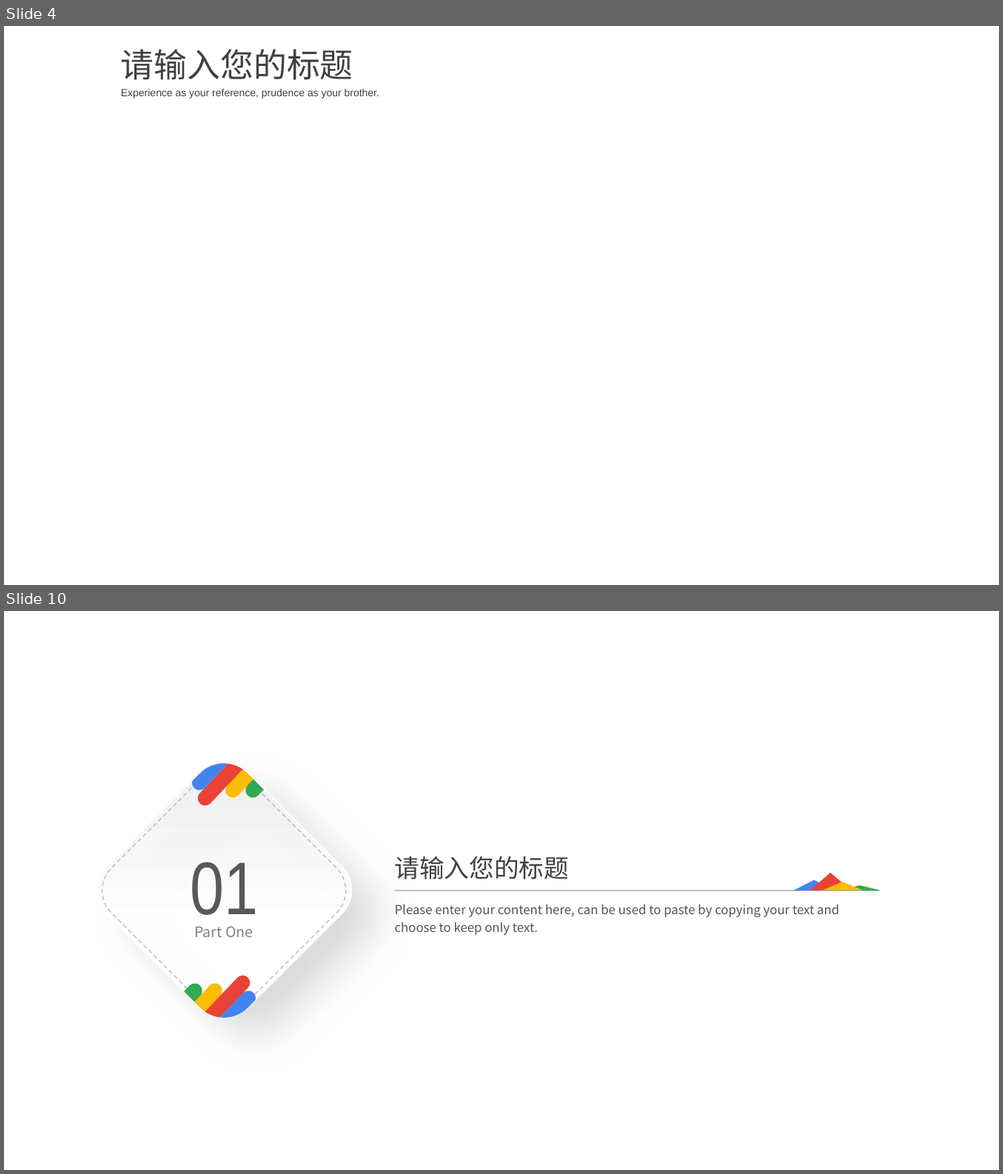
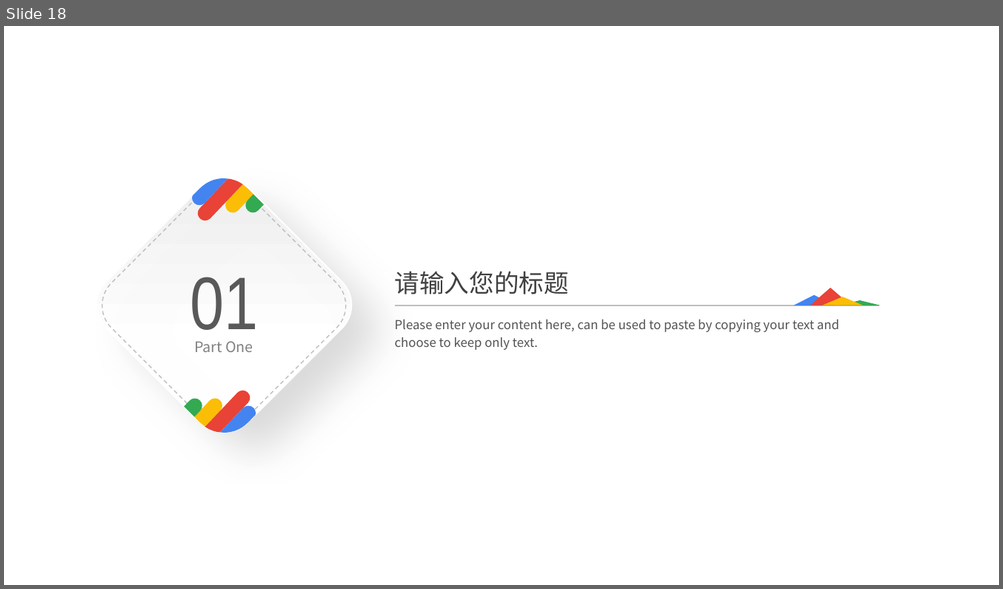
Before and after one commit to bingozwb/Blockchain-intro., a slide deck: doc/BlockChain Intro.pptx. Shown one above the other, each under a label of ours: slides 4 and 10 before the commit, slide 18 after it; the slides between them are not shown. The pictures are 1003x1174 and 1003x589 pixels, drawn with LibreOffice and Linux fonts; fonts in the diff are those of the drawing; background and template pictures are left out. Boxes give left, top, right and bottom in pixels: in the first picture for what was removed or moved away, otherwise in the second. Text is boxed around its words. In the diff, an @@ line names an element or a change of style, - is before the commit and + after.

```diff
--- a/doc/BlockChain Intro.pptx
+++ b/doc/BlockChain Intro.pptx
@@ slide 4 removed at <box>4,26,999,585</box>, background picture (left out) @@
@@ text removed at <box>121,49,353,80</box> @@
-请输入您的标题
@@ text removed at <box>121,89,379,99</box> @@
-Experience as your reference, prudence as your brother.
@@ what was slide 10 is now slide 18 @@
```
Also in this commit, not shown: 11 slides changed, 12 slides added, 3 other slides removed.
